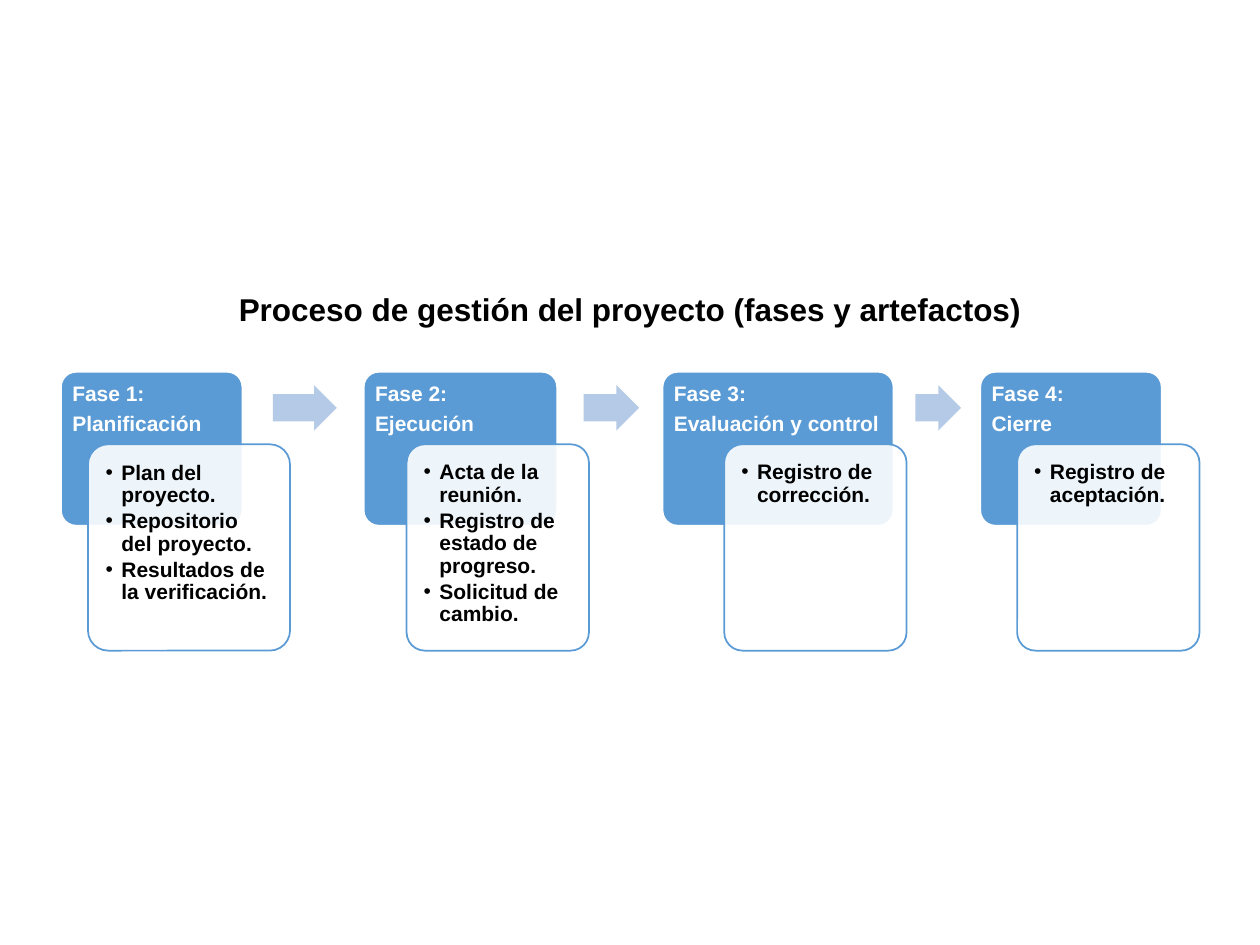
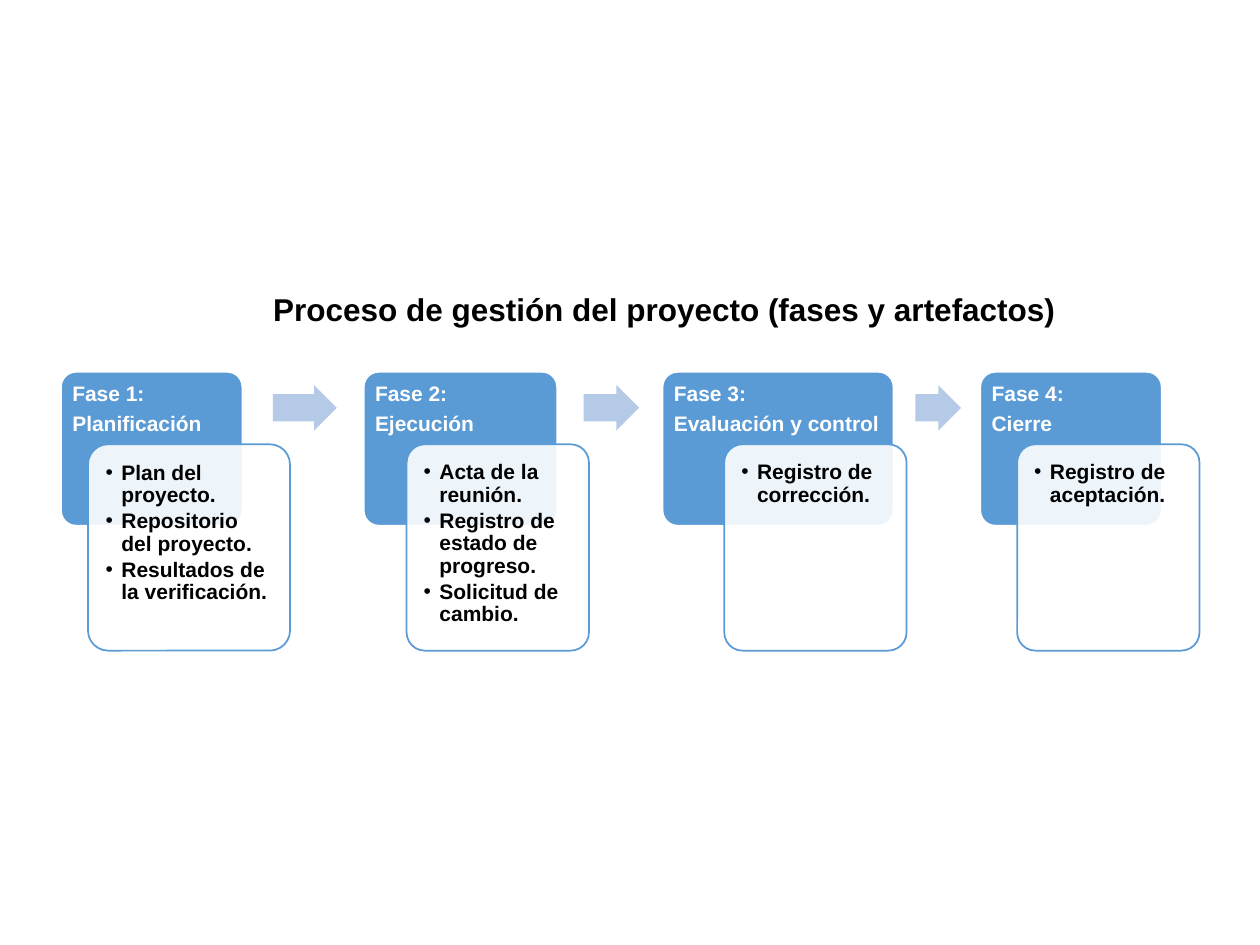
Before and after one commit to cristianpazu/Proyecto-Sanambiente, a slide deck: slide 13 of Documento(s) de proyecto de grado/Presentación del proyecto de grado.pptx. Drawn at 1260x945 pixels with LibreOffice and Linux fonts; fonts in the diff are those of the drawing; background and template pictures are left out. Boxes give left, top, right and bottom in pixels: in the first picture for what was removed or moved away, otherwise in the second. Text is boxed around its words. In the diff, an @@ line names an element or a change of style, - is before the commit and + after.

```diff
--- a/Documento(s) de proyecto de grado/Presentación del proyecto de grado.pptx
+++ b/Documento(s) de proyecto de grado/Presentación del proyecto de grado.pptx
@@ text "Proceso de gestión del proyecto ...": place and size @@
-text "Proceso de gestión del proyecto ..." at box(239, 298, 1021, 327)
+text "Proceso de gestión del proyecto ..." at box(273, 298, 1055, 327)
```
Also in this commit, not shown: 17 other slides changed, 5 slides added.
